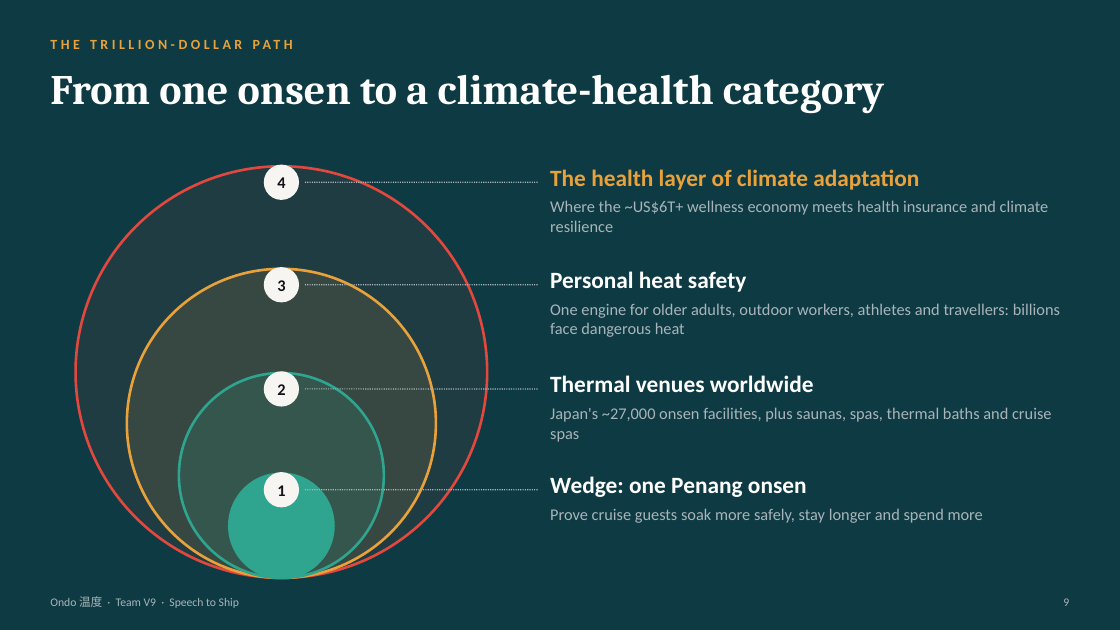
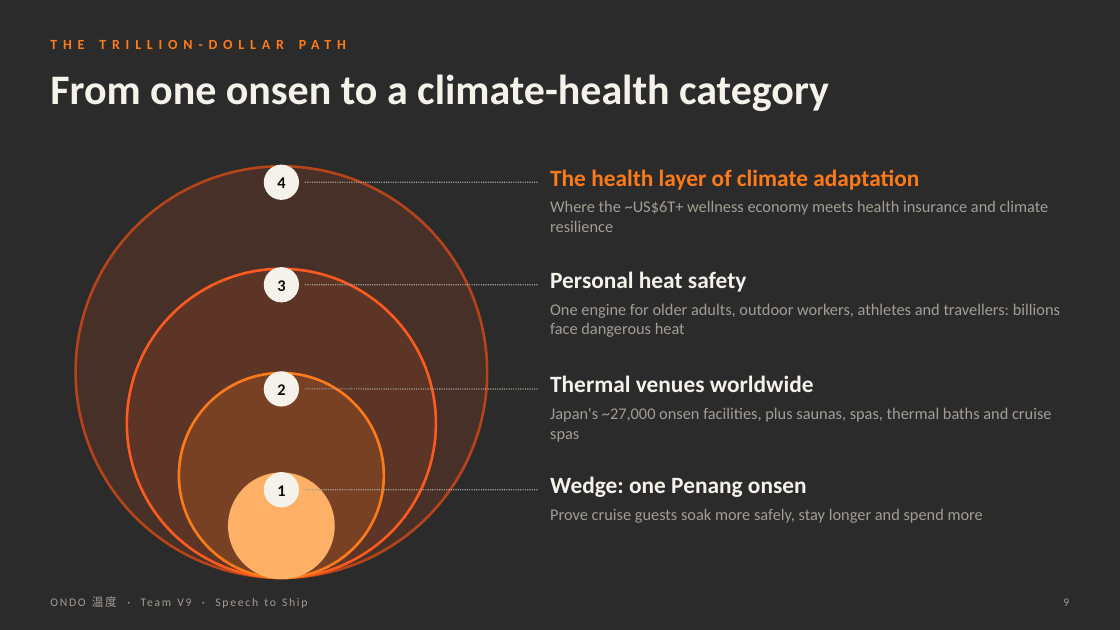
Before and after one commit to vnmoorthy/ondo, a slide deck: slide 9 of deck/Ondo-Pitch.pptx. Drawn at 1120x630 pixels with LibreOffice and Linux fonts; fonts in the diff are those of the drawing; background and template pictures are left out; a plain dark background stands for a picture behind light text. Boxes give left, top, right and bottom in pixels: in the first picture for what was removed or moved away, otherwise in the second. Text is boxed around its words. In the diff, an @@ line names an element or a change of style, - is before the commit and + after.

```diff
--- a/deck/Ondo-Pitch.pptx
+++ b/deck/Ondo-Pitch.pptx
@@ background #0E3B43 to picture (left out) @@
@@ text "THE TRILLION-DOLLAR PATH" at (50,35,807,60): text colour #E9A23B to #FF7A1A, letter spacing 3 to 5 pt @@
@@ title "From one onsen to a ..." at (50,74,829,111): font Cambria to Calibri, text colour #FFFFFF to #F5F2EC @@
@@ ellipse at (76,166,487,578): fill #E2483D at 8% opacity to #B5441A at 20% opacity; outline #E2483D 2.25 pt to #B5441A 2.25 pt @@
@@ text colour #101418 to #0B0B0A; fill #F7F5F2 to #F5F2EC in 4 elements at (264,472,299,507), (264,371,299,407), (264,267,299,302), (264,165,299,200) @@
@@ text "The health layer of climate ..." at (550,169,919,190): text colour #E9A23B to #FF7A1A @@
@@ line (305, 182) - (538, 182): stroke #A9B4BA 1 pt dashed to #A39E95 1 pt dashed @@
@@ ellipse at (127,269,436,578): fill #E9A23B at 12% opacity to #FF5A1F at 12% opacity; outline #E9A23B 2.25 pt to #FF5A1F 2.25 pt @@
@@ text colour #FFFFFF to #F5F2EC in 3 elements at (550,476,807,497), (550,375,814,392), (550,271,746,292) @@
@@ line (305, 285) - (538, 285): stroke #A9B4BA 1 pt dashed to #A39E95 1 pt dashed @@
@@ ellipse at (179,373,384,578): fill #2FA58F at 16% opacity to #FF7A1A at 18% opacity; outline #2FA58F 2.25 pt to #FF7A1A 2.25 pt @@
@@ line (305, 389) - (538, 389): stroke #A9B4BA 1 pt dashed to #A39E95 1 pt dashed @@
@@ ellipse at (229,474,334,578): fill #2FA58F to #FFB067; outline #2FA58F 2.25 pt to #FFB067 2.25 pt @@
@@ line (305, 490) - (538, 490): stroke #A9B4BA 1 pt dashed to #A39E95 1 pt dashed @@
@@ text at (92,596,117,607): text changed; text colour #A9B4BA to #A39E95 @@
-Ondo 温度 · Team V9 · Speech to Ship
+ONDO 温度 · Team V9 · Speech to Ship
@@ text colour #A9B4BA to #A39E95 in 5 elements at (550,508,983,523), (550,407,1051,442), (550,303,1060,337), (550,200,1049,232), (1063,598,1069,606) @@
```
Also in this commit, not shown: 9 other slides changed, 14 other files.
